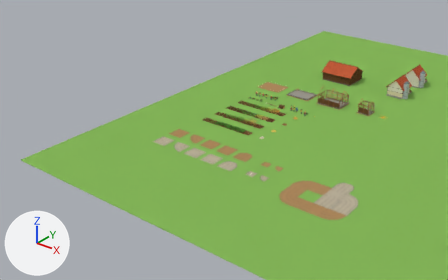
A saved change to the Blender file art/blender/style_exploration.blend.
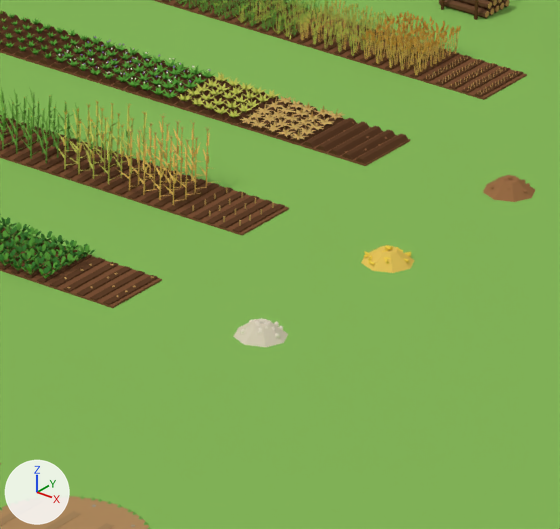
Each version is shown from a 50 mm camera at (133.3, -258.4, 105.2) aimed at (-7.2, -82.8, -3.6), then close up on the part from 53% to 65% of the width and 38% to 56% of the height. Arrows for +X, +Y and +Z are at lower left; the lights stay in place. The older version's two pictures come first.

Names of what the first close-up shows: 'P1_Ground', 'crop_beet_g1.00', 'crop_corn_g0.85', 'crop_corn_g1.00', 'crop_corn_soilbase', 'crop_potato_g0.70', 'crop_potato_g0.85', 'crop_potato_g1.00', 'crop_wheat_g0.85', 'crop_wheat_g1.00', 'crop_wheat_soilbase', 'road_dirt_twoway_end' and 18 more.
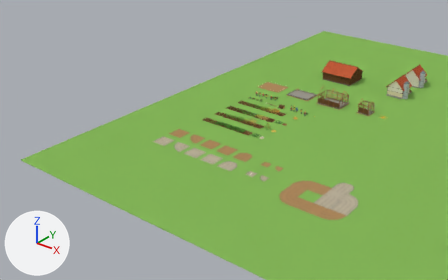
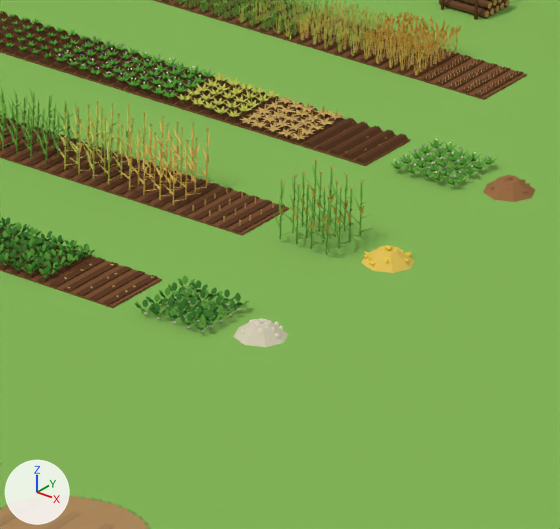
The change, as a list of edits to the scene's bpy script:
```text
Add me_crop_beet_full:
    me_crop_beet_full.from_pydata(...)  # 3000 vertices, 4250 faces; spans x -1.64..1.56, y -1.58..1.58, z 0.02..0.61
    me_crop_beet_full.materials.append(mat_m_palette)  # picture img_farmio_palette
Add me_crop_corn_full:
    me_crop_corn_full.from_pydata(...)  # 1088 vertices, 1008 faces; spans x -1.69..1.74, y -1.5..1.55, z 0.11..2.66
    me_crop_corn_full.materials.append(mat_m_palette)  # picture img_farmio_palette
Add me_crop_potato_full:
    me_crop_potato_full.from_pydata(...)  # 1600 vertices, 2000 faces; spans x -1.54..1.57, y -1.6..1.63, z 0.16..0.57
    me_crop_potato_full.materials.append(mat_m_palette)  # picture img_farmio_palette
Add ob_crop_beet_full:
    ob_crop_beet_full = bpy.data.objects.new('crop_beet_full', me_crop_beet_full)
    ob_crop_beet_full.location = (5.0, -78.0, 0.0)
Add ob_crop_corn_full:
    ob_crop_corn_full = bpy.data.objects.new('crop_corn_full', me_crop_corn_full)
    ob_crop_corn_full.location = (5.0, -70.0, 0.0)
Add ob_crop_potato_full:
    ob_crop_potato_full = bpy.data.objects.new('crop_potato_full', me_crop_potato_full)
    ob_crop_potato_full.location = (5.0, -62.0, 0.0)
```

Where the change shows, as pixel boxes (x1, y1, x2, y2) in the close-ups (560 x 529 px):
'crop_beet_full', added (green): after (135, 276, 249, 333)
'crop_corn_full', added (green): after (274, 158, 372, 255)
'crop_potato_full', added (green): after (391, 138, 499, 185)
